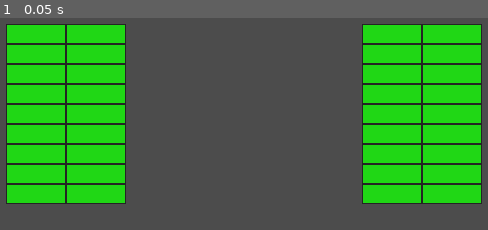
Above: before the commit, frame 1.
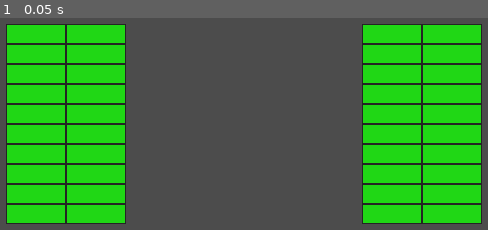
Above: after the commit, the same moment.

Repository: baihakikuncara/arkanoid
Game: Godot game, scene res://Scenes/Stages/Stage002.tscn
The game is run twice, just before and just after one commit, with the same random seed, the same clock (stepped at 60 frames per second) and the same inputs. This scene is started directly instead of the project's main scene.
Inputs:
- Up to frame 1 (0.05 s): no input

The runs differ from the first frame. In frame 1, 4.6% of the frame differs, in the area x 1-99%, y 87-98%.

Commit message:
-update stage 1 and 2

Diff:
--- a/Scenes/Stages/Stage001.tscn
+++ b/Scenes/Stages/Stage001.tscn
@@ -3,129 +3,259 @@
 [ext_resource path="res://Scenes/Brick.tscn" type="PackedScene" id=1]
 
 [node name="Stage" type="Node2D"]
+__meta__ = {
+"_edit_group_": true,
+"_edit_lock_": true
+}
 
 [node name="Brick2" parent="." instance=ExtResource( 1 )]
 position = Vector2( 120, 200 )
+__meta__ = {
+"_edit_group_": true
+}
 
 [node name="Brick3" parent="." instance=ExtResource( 1 )]
 position = Vector2( 180, 200 )
+__meta__ = {
+"_edit_group_": true
+}
 
 [node name="Brick4" parent="." instance=ExtResource( 1 )]
 position = Vector2( 240, 200 )
+__meta__ = {
+"_edit_group_": true
+}
 
 [node name="Brick5" parent="." instance=ExtResource( 1 )]
 position = Vector2( 300, 200 )
+__meta__ = {
+"_edit_group_": true
+}
 
 [node name="Brick6" parent="." instance=ExtResource( 1 )]
 position = Vector2( 360, 200 )
+__meta__ = {
+"_edit_group_": true
+}
 
 [node name="Brick7" parent="." instance=ExtResource( 1 )]
 position = Vector2( 420, 200 )
+__meta__ = {
+"_edit_group_": true
+}
 
 [node name="Brick8" parent="." instance=ExtResource( 1 )]
 position = Vector2( 480, 200 )
+__meta__ = {
+"_edit_group_": true
+}
 
 [node name="Brick11" parent="." instance=ExtResource( 1 )]
 position = Vector2( 120, 220 )
+__meta__ = {
+"_edit_group_": true
+}
 
 [node name="Brick12" parent="." instance=ExtResource( 1 )]
 position = Vector2( 180, 220 )
+__meta__ = {
+"_edit_group_": true
+}
 
 [node name="Brick13" parent="." instance=ExtResource( 1 )]
 position = Vector2( 240, 220 )
+__meta__ = {
+"_edit_group_": true
+}
 
 [node name="Brick14" parent="." instance=ExtResource( 1 )]
 position = Vector2( 300, 220 )
+__meta__ = {
+"_edit_group_": true
+}
 
 [node name="Brick15" parent="." instance=ExtResource( 1 )]
 position = Vector2( 360, 220 )
+__meta__ = {
+"_edit_group_": true
+}
 
 [node name="Brick16" parent="." instance=ExtResource( 1 )]
 position = Vector2( 420, 220 )
+__meta__ = {
+"_edit_group_": true
+}
 
 [node name="Brick17" parent="." instance=ExtResource( 1 )]
 position = Vector2( 480, 220 )
+__meta__ = {
+"_edit_group_": true
+}
 
 [node name="Brick20" parent="." instance=ExtResource( 1 )]
 position = Vector2( 120, 240 )
+__meta__ = {
+"_edit_group_": true
+}
 
 [node name="Brick21" parent="." instance=ExtResource( 1 )]
 position = Vector2( 180, 240 )
+__meta__ = {
+"_edit_group_": true
+}
 
 [node name="Brick22" parent="." instance=ExtResource( 1 )]
 position = Vector2( 240, 240 )
+__meta__ = {
+"_edit_group_": true
+}
 
 [node name="Brick23" parent="." instance=ExtResource( 1 )]
 position = Vector2( 300, 240 )
+__meta__ = {
+"_edit_group_": true
+}
 
 [node name="Brick24" parent="." instance=ExtResource( 1 )]
 position = Vector2( 360, 240 )
+__meta__ = {
+"_edit_group_": true
+}
 
 [node name="Brick25" parent="." instance=ExtResource( 1 )]
 position = Vector2( 420, 240 )
+__meta__ = {
+"_edit_group_": true
+}
 
 [node name="Brick26" parent="." instance=ExtResource( 1 )]
 position = Vector2( 480, 240 )
+__meta__ = {
+"_edit_group_": true
+}
 
 [node name="Brick29" parent="." instance=ExtResource( 1 )]
 position = Vector2( 120, 260 )
+__meta__ = {
+"_edit_group_": true
+}
 
 [node name="Brick30" parent="." instance=ExtResource( 1 )]
 position = Vector2( 180, 260 )
+__meta__ = {
+"_edit_group_": true
+}
 
 [node name="Brick31" parent="." instance=ExtResource( 1 )]
 position = Vector2( 240, 260 )
+__meta__ = {
+"_edit_group_": true
+}
 
 [node name="Brick32" parent="." instance=ExtResource( 1 )]
 position = Vector2( 300, 260 )
+__meta__ = {
+"_edit_group_": true
+}
 
 [node name="Brick33" parent="." instance=ExtResource( 1 )]
 position = Vector2( 360, 260 )
+__meta__ = {
+"_edit_group_": true
+}
 
 [node name="Brick34" parent="." instance=ExtResource( 1 )]
 position = Vector2( 420, 260 )
+__meta__ = {
+"_edit_group_": true
+}
 
 [node name="Brick35" parent="." instance=ExtResource( 1 )]
 position = Vector2( 480, 260 )
+__meta__ = {
+"_edit_group_": true
+}
 
 [node name="Brick38" parent="." instance=ExtResource( 1 )]
 position = Vector2( 120, 280 )
+__meta__ = {
+"_edit_group_": true
+}
 
 [node name="Brick39" parent="." instance=ExtResource( 1 )]
 position = Vector2( 180, 280 )
+__meta__ = {
+"_edit_group_": true
+}
 
 [node name="Brick40" parent="." instance=ExtResource( 1 )]
 position = Vector2( 240, 280 )
+__meta__ = {
+"_edit_group_": true
+}
 
 [node name="Brick41" parent="." instance=ExtResource( 1 )]
 position = Vector2( 300, 280 )
+__meta__ = {
+"_edit_group_": true
+}
 
 [node name="Brick42" parent="." instance=ExtResource( 1 )]
 position = Vector2( 360, 280 )
+__meta__ = {
+"_edit_group_": true
+}
 
 [node name="Brick43" parent="." instance=ExtResource( 1 )]
 position = Vector2( 420, 280 )
+__meta__ = {
+"_edit_group_": true
+}
 
 [node name="Brick44" parent="." instance=ExtResource( 1 )]
 position = Vector2( 480, 280 )
+__meta__ = {
+"_edit_group_": true
+}
 
 [node name="Brick47" parent="." instance=ExtResource( 1 )]
 position = Vector2( 120, 300 )
+__meta__ = {
+"_edit_group_": true
+}
 
 [node name="Brick48" parent="." instance=ExtResource( 1 )]
 position = Vector2( 180, 300 )
+__meta__ = {
+"_edit_group_": true
+}
 
 [node name="Brick49" parent="." instance=ExtResource( 1 )]
 position = Vector2( 240, 300 )
+__meta__ = {
+"_edit_group_": true
+}
 
 [node name="Brick50" parent="." instance=ExtResource( 1 )]
 position = Vector2( 300, 300 )
+__meta__ = {
+"_edit_group_": true
+}
 
 [node name="Brick51" parent="." instance=ExtResource( 1 )]
 position = Vector2( 360, 300 )
+__meta__ = {
+"_edit_group_": true
+}
 
 [node name="Brick52" parent="." instance=ExtResource( 1 )]
 position = Vector2( 420, 300 )
+__meta__ = {
+"_edit_group_": true
+}
 
 [node name="Brick53" parent="." instance=ExtResource( 1 )]
 position = Vector2( 480, 300 )
+__meta__ = {
+"_edit_group_": true
+}
--- a/Scenes/Stages/Stage002.tscn
+++ b/Scenes/Stages/Stage002.tscn
@@ -3,111 +3,247 @@
 [ext_resource path="res://Scenes/Brick.tscn" type="PackedScene" id=1]
 
 [node name="Stage" type="Node2D"]
+__meta__ = {
+"_edit_group_": true,
+"_edit_lock_": true
+}
 
 [node name="Brick" parent="." instance=ExtResource( 1 )]
 position = Vector2( 86, 226 )
+__meta__ = {
+"_edit_group_": true
+}
 
 [node name="Brick2" parent="." instance=ExtResource( 1 )]
 position = Vector2( 146, 226 )
+__meta__ = {
+"_edit_group_": true
+}
 
 [node name="Brick3" parent="." instance=ExtResource( 1 )]
 position = Vector2( 442, 226 )
+__meta__ = {
+"_edit_group_": true
+}
 
 [node name="Brick4" parent="." instance=ExtResource( 1 )]
 position = Vector2( 502, 226 )
+__meta__ = {
+"_edit_group_": true
+}
 
 [node name="Brick5" parent="." instance=ExtResource( 1 )]
 position = Vector2( 86, 246 )
+__meta__ = {
+"_edit_group_": true
+}
 
 [node name="Brick6" parent="." instance=ExtResource( 1 )]
 position = Vector2( 146, 246 )
+__meta__ = {
+"_edit_group_": true
+}
 
 [node name="Brick7" parent="." instance=ExtResource( 1 )]
 position = Vector2( 442, 246 )
+__meta__ = {
+"_edit_group_": true
+}
 
 [node name="Brick8" parent="." instance=ExtResource( 1 )]
 position = Vector2( 502, 246 )
+__meta__ = {
+"_edit_group_": true
+}
 
 [node name="Brick9" parent="." instance=ExtResource( 1 )]
 position = Vector2( 86, 266 )
+__meta__ = {
+"_edit_group_": true
+}
 
 [node name="Brick10" parent="." instance=ExtResource( 1 )]
 position = Vector2( 146, 266 )
+__meta__ = {
+"_edit_group_": true
+}
 
 [node name="Brick11" parent="." instance=ExtResource( 1 )]
 position = Vector2( 442, 266 )
+__meta__ = {
+"_edit_group_": true
+}
 
 [node name="Brick12" parent="." instance=ExtResource( 1 )]
 position = Vector2( 502, 266 )
+__meta__ = {
+"_edit_group_": true
+}
 
 [node name="Brick13" parent="." instance=ExtResource( 1 )]
 position = Vector2( 86, 286 )
+__meta__ = {
+"_edit_group_": true
+}
 
 [node name="Brick14" parent="." instance=ExtResource( 1 )]
 position = Vector2( 146, 286 )
+__meta__ = {
+"_edit_group_": true
+}
 
 [node name="Brick15" parent="." instance=ExtResource( 1 )]
 position = Vector2( 442, 286 )
+__meta__ = {
+"_edit_group_": true
+}
 
 [node name="Brick16" parent="." instance=ExtResource( 1 )]
 position = Vector2( 502, 286 )
+__meta__ = {
+"_edit_group_": true
+}
 
 [node name="Brick17" parent="." instance=ExtResource( 1 )]
 position = Vector2( 86, 306 )
+__meta__ = {
+"_edit_group_": true
+}
 
 [node name="Brick18" parent="." instance=ExtResource( 1 )]
 position = Vector2( 146, 306 )
+__meta__ = {
+"_edit_group_": true
+}
 
 [node name="Brick19" parent="." instance=ExtResource( 1 )]
 position = Vector2( 442, 306 )
+__meta__ = {
+"_edit_group_": true
+}
 
 [node name="Brick20" parent="." instance=ExtResource( 1 )]
 position = Vector2( 502, 306 )
+__meta__ = {
+"_edit_group_": true
+}
 
 [node name="Brick21" parent="." instance=ExtResource( 1 )]
 position = Vector2( 86, 326 )
+__meta__ = {
+"_edit_group_": true
+}
 
 [node name="Brick22" parent="." instance=ExtResource( 1 )]
 position = Vector2( 146, 326 )
+__meta__ = {
+"_edit_group_": true
+}
 
 [node name="Brick23" parent="." instance=ExtResource( 1 )]
 position = Vector2( 442, 326 )
+__meta__ = {
+"_edit_group_": true
+}
 
 [node name="Brick24" parent="." instance=ExtResource( 1 )]
 position = Vector2( 502, 326 )
+__meta__ = {
+"_edit_group_": true
+}
 
 [node name="Brick25" parent="." instance=ExtResource( 1 )]
 position = Vector2( 86, 346 )
+__meta__ = {
+"_edit_group_": true
+}
 
 [node name="Brick26" parent="." instance=ExtResource( 1 )]
 position = Vector2( 146, 346 )
+__meta__ = {
+"_edit_group_": true
+}
 
 [node name="Brick27" parent="." instance=ExtResource( 1 )]
 position = Vector2( 442, 346 )
+__meta__ = {
+"_edit_group_": true
+}
 
 [node name="Brick28" parent="." instance=ExtResource( 1 )]
 position = Vector2( 502, 346 )
+__meta__ = {
+"_edit_group_": true
+}
 
 [node name="Brick29" parent="." instance=ExtResource( 1 )]
 position = Vector2( 86, 366 )
+__meta__ = {
+"_edit_group_": true
+}
 
 [node name="Brick30" parent="." instance=ExtResource( 1 )]
 position = Vector2( 146, 366 )
+__meta__ = {
+"_edit_group_": true
+}
 
 [node name="Brick31" parent="." instance=ExtResource( 1 )]
 position = Vector2( 442, 366 )
+__meta__ = {
+"_edit_group_": true
+}
 
 [node name="Brick32" parent="." instance=ExtResource( 1 )]
 position = Vector2( 502, 366 )
+__meta__ = {
+"_edit_group_": true
+}
 
 [node name="Brick33" parent="." instance=ExtResource( 1 )]
 position = Vector2( 86, 386 )
+__meta__ = {
+"_edit_group_": true
+}
 
 [node name="Brick34" parent="." instance=ExtResource( 1 )]
 position = Vector2( 146, 386 )
+__meta__ = {
+"_edit_group_": true
+}
 
 [node name="Brick35" parent="." instance=ExtResource( 1 )]
 position = Vector2( 442, 386 )
+__meta__ = {
+"_edit_group_": true
+}
 
 [node name="Brick36" parent="." instance=ExtResource( 1 )]
 position = Vector2( 502, 386 )
+__meta__ = {
+"_edit_group_": true
+}
+
+[node name="Brick37" parent="." instance=ExtResource( 1 )]
+position = Vector2( 86, 406 )
+__meta__ = {
+"_edit_group_": true
+}
+
+[node name="Brick38" parent="." instance=ExtResource( 1 )]
+position = Vector2( 146, 406 )
+__meta__ = {
+"_edit_group_": true
+}
+
+[node name="Brick39" parent="." instance=ExtResource( 1 )]
+position = Vector2( 442, 406 )
+__meta__ = {
+"_edit_group_": true
+}
+
+[node name="Brick40" parent="." instance=ExtResource( 1 )]
+position = Vector2( 502, 406 )
+__meta__ = {
+"_edit_group_": true
+}
